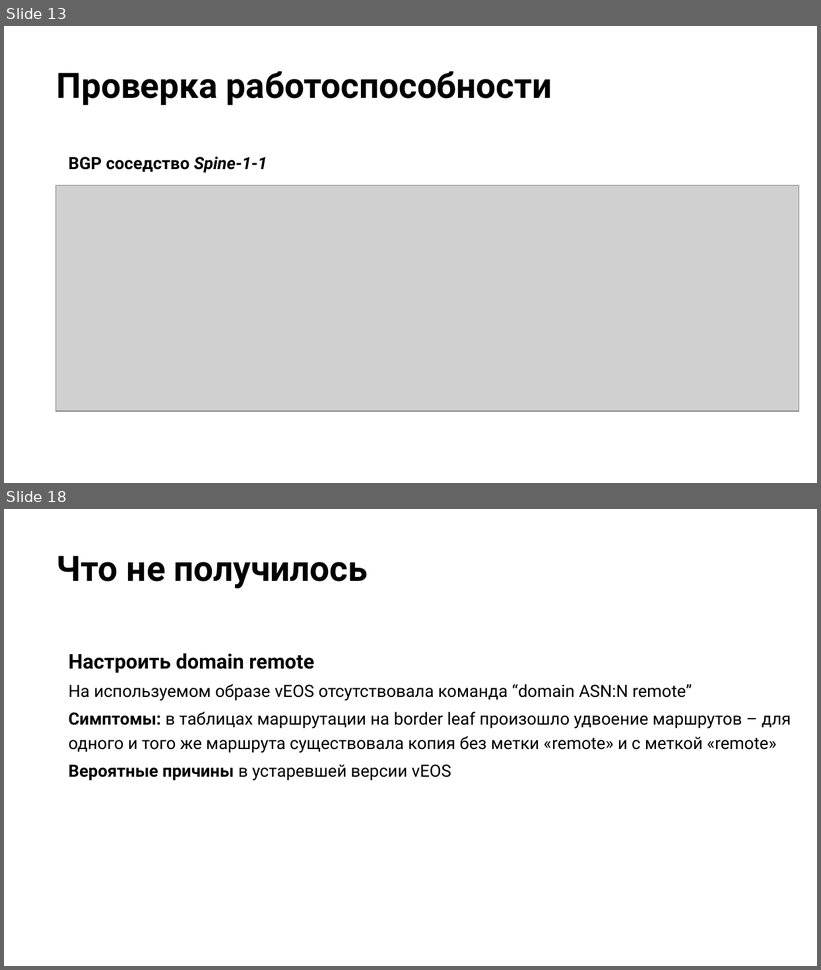
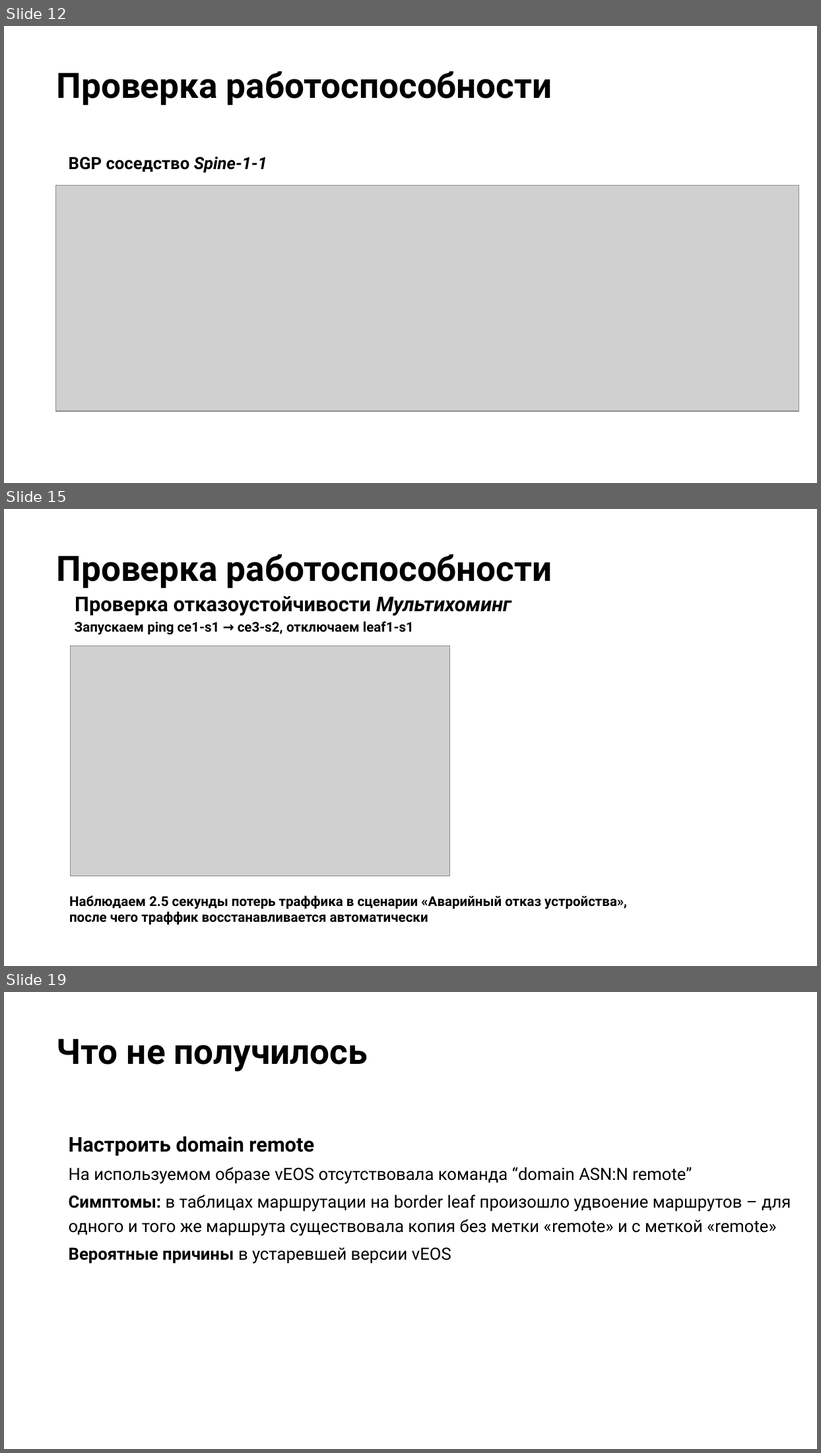
Before and after one commit to Danilovich89/otus_DC_design, a slide deck: lab_09_Solovyev_project/презентация.pptx. Shown one above the other, each under a label of ours: slides 13 and 18 before the commit, slides 12, 15 and 19 after it; the slides between them are not shown. The pictures are 821x970 and 821x1453 pixels, drawn with LibreOffice and Linux fonts; fonts in the diff are those of the drawing; grey boxes stand for pictures; background and template pictures are left out. Boxes give left, top, right and bottom in pixels: in the first picture for what was removed or moved away, otherwise in the second. Text is boxed around its words. In the diff, an @@ line names an element or a change of style, - is before the commit and + after.

```diff
--- a/lab_09_Solovyev_project/презентация.pptx
+++ b/lab_09_Solovyev_project/презентация.pptx
@@ slide 15 added at [4,509,817,966], background picture (left out) @@
@@ title added at [57,554,552,588], 31 pt, text #000000, bold @@
+Проверка работоспособности
@@ text added at [75,596,512,616], 18 pt, text #000000, bold @@
+Проверка отказоустойчивости Мультихоминг
@@ text added at [75,621,414,635], 12 pt, text #000000, bold @@
+Запускаем ping ce1-s1 → ce3-s2, отключаем leaf1-s1
@@ picture added at [70,646,450,877] @@
@@ text added at [69,896,627,925], 12 pt, text #000000, bold @@
+Наблюдаем 2.5 секунды потерь траффика в сценарии «Аварийный отказ устройства»,
+после чего траффик восстанавливается автоматически
@@ what was slide 13 is now slide 12 @@
@@ what was slide 18 is now slide 19 @@
```
Also in this commit, not shown: 8 slides changed, 1 other slide added, 1 slide removed.
